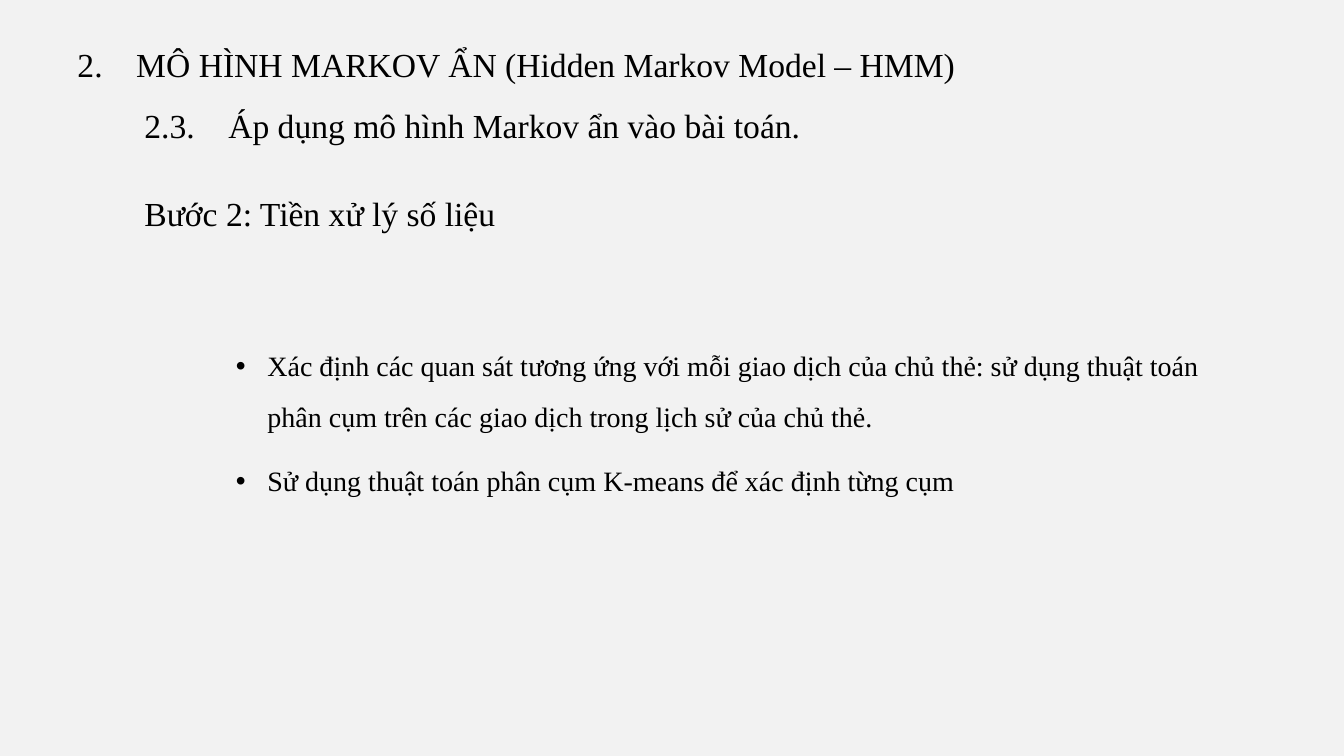
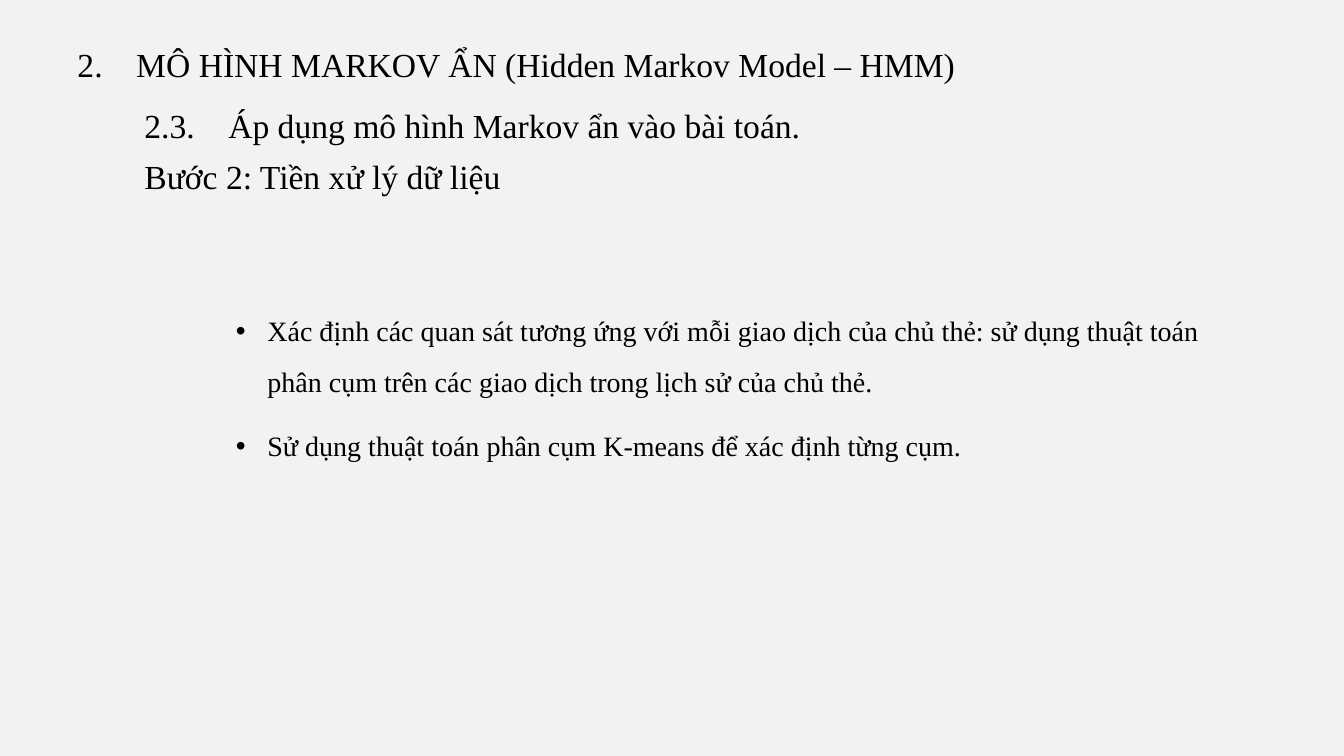
Before and after one commit to vulinh48936/bao_cao_mo_hinh_ngau_nhien, a slide deck: slide 13 of Slide/HMM.pptx (slide 10 before the commit). Drawn at 1344x756 pixels with LibreOffice and Linux fonts; fonts in the diff are those of the drawing. Boxes give left, top, right and bottom in pixels: in the first picture for what was removed or moved away, otherwise in the second. Text is boxed around its words. In the diff, an @@ line names an element or a change of style, - is before the commit and + after.

```diff
--- a/Slide/HMM.pptx
+++ b/Slide/HMM.pptx
@@ text at box(144, 164, 500, 195): text changed @@
-Bước 2: Tiền xử lý số liệu
+Bước 2: Tiền xử lý dữ liệu
@@ text "Xác định các quan sát ...": place and size @@
-text "Xác định các quan sát ..." at box(267, 355, 1198, 497)
+text "Xác định các quan sát ..." at box(267, 320, 1198, 462)
@@ text at box(267, 435, 961, 462): text changed @@
-• Sử dụng thuật toán phân cụm K-means để xác định từng cụm
+• Sử dụng thuật toán phân cụm K-means để xác định từng cụm.
```
Also in this commit, not shown: 6 other slides changed, 7 slides added, 6 other files.
